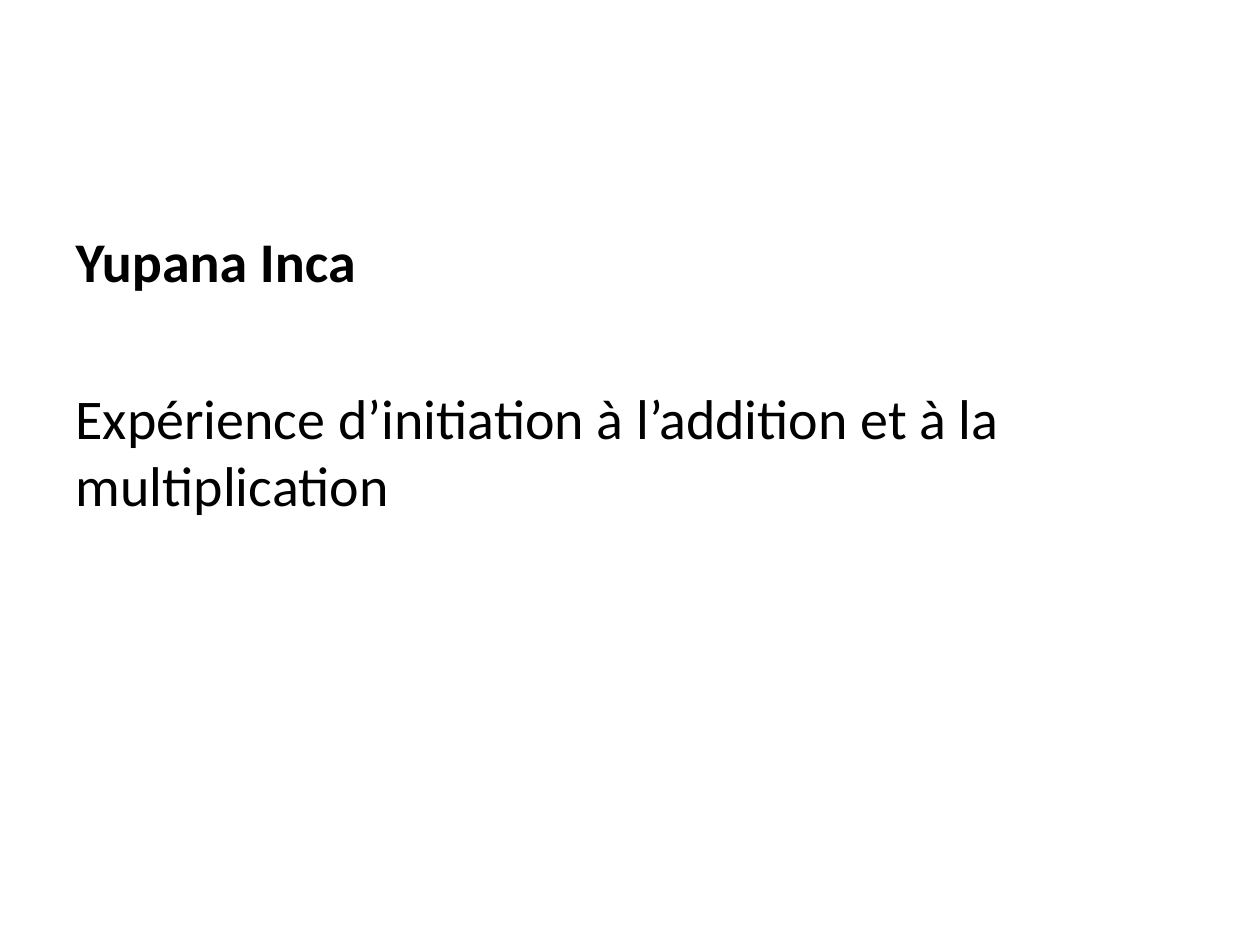
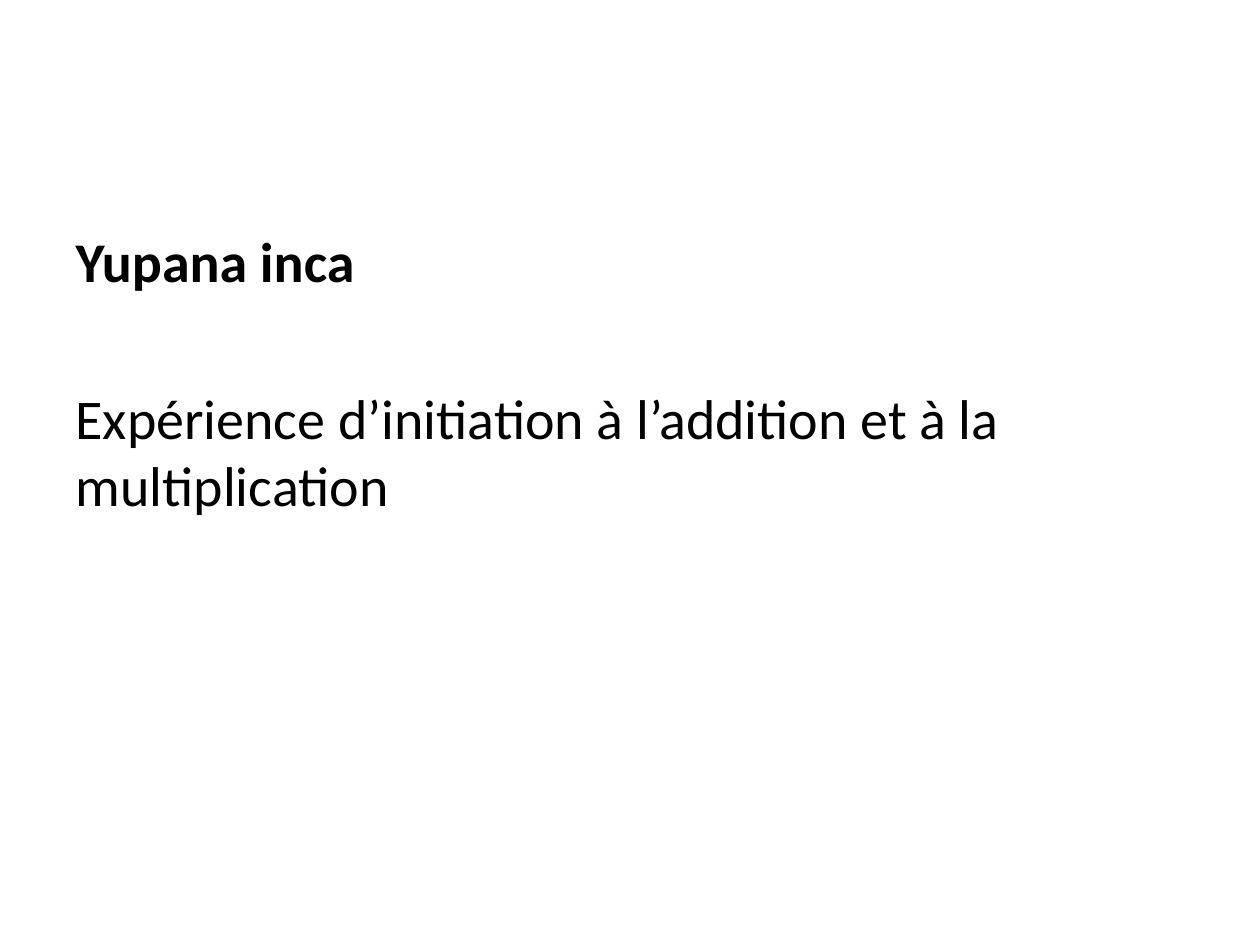
Before and after one commit to albamath/Marseille, a slide deck: slide 4 of 2020-06-01.pptx. Drawn at 1260x945 pixels with LibreOffice and Linux fonts; fonts in the diff are those of the drawing. Boxes give left, top, right and bottom in pixels: in the first picture for what was removed or moved away, otherwise in the second. Text is boxed around its words. In the diff, an @@ line names an element or a change of style, - is before the commit and + after.

Commit message:
Improve description of the Inca's Yupana

```diff
--- a/2020-06-01.pptx
+++ b/2020-06-01.pptx
@@ text at <box>76,242,355,291</box>: text changed @@
-Yupana Inca
+Yupana inca
```
Also in this commit, not shown: 2 other slides changed, 4 other files.
